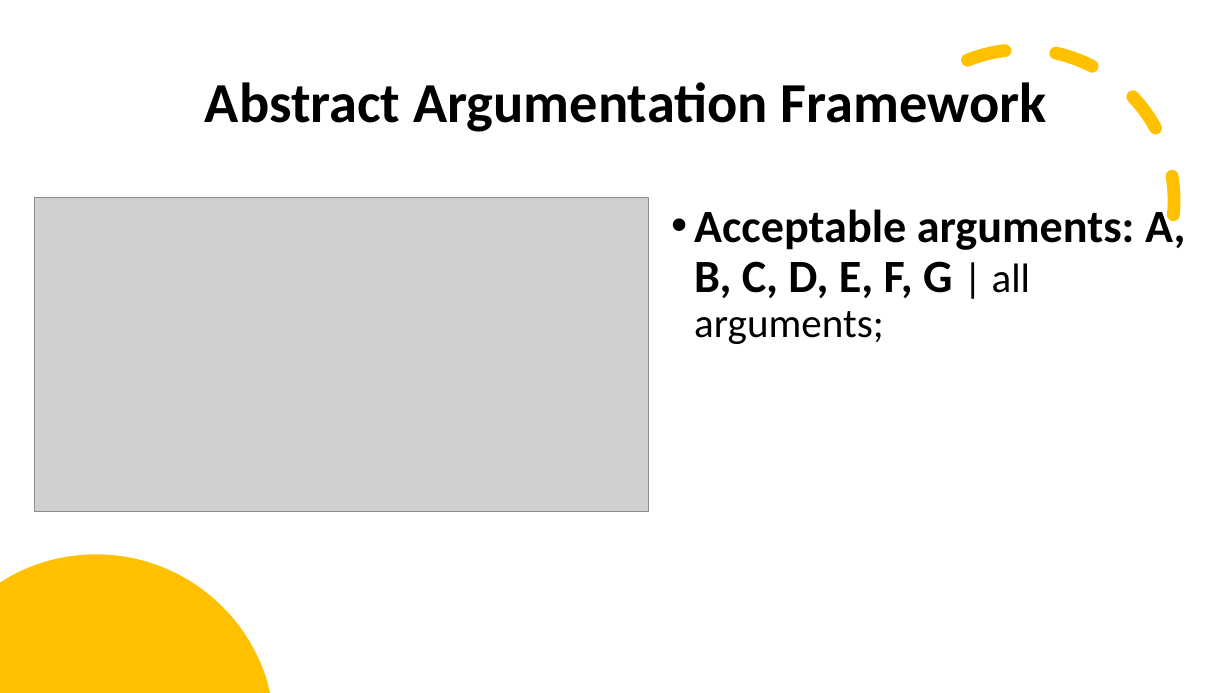
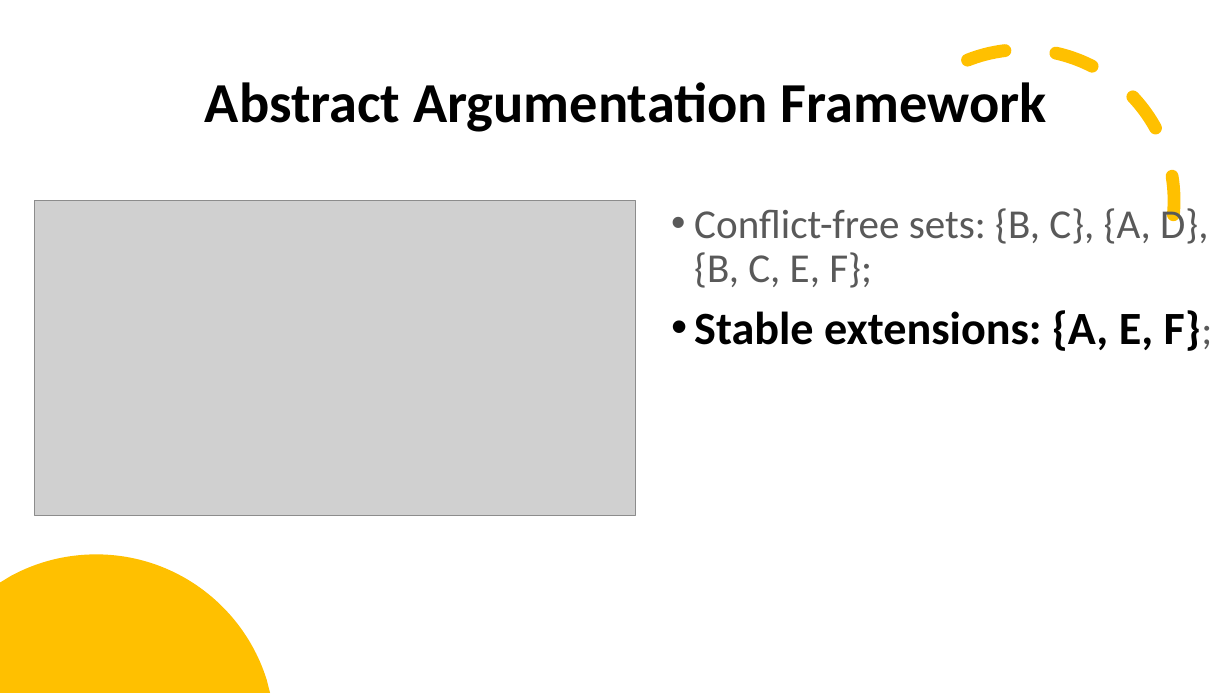
Before and after one commit to stefandr99/ConstrainedArgumentationFramework, a slide deck: slide 7 of Argumentation framework.pptx (slide 4 before the commit). Drawn at 1232x693 pixels with LibreOffice and Linux fonts; fonts in the diff are those of the drawing; grey boxes stand for pictures. Boxes give left, top, right and bottom in pixels: in the first picture for what was removed or moved away, otherwise in the second. Text is boxed around its words. In the diff, an @@ line names an element or a change of style, - is before the commit and + after.

```diff
--- a/Argumentation framework.pptx
+++ b/Argumentation framework.pptx
@@ picture: place and size @@
-picture at [34, 198, 649, 512]
+picture at [34, 201, 636, 516]
@@ text at [694, 204, 1208, 351]: text changed; size 36 to 32 pt; text colour #000000 to #595959; bold off @@
-• Acceptable arguments: A, B, C, D, E, F, G | all arguments;
+• Conflict-free sets: {B, C}, {A, D}, {B, C, E, F};
+• Stable extensions: {A, E, F};
```
Also in this commit, not shown: 11 other slides changed, 1 other file.
